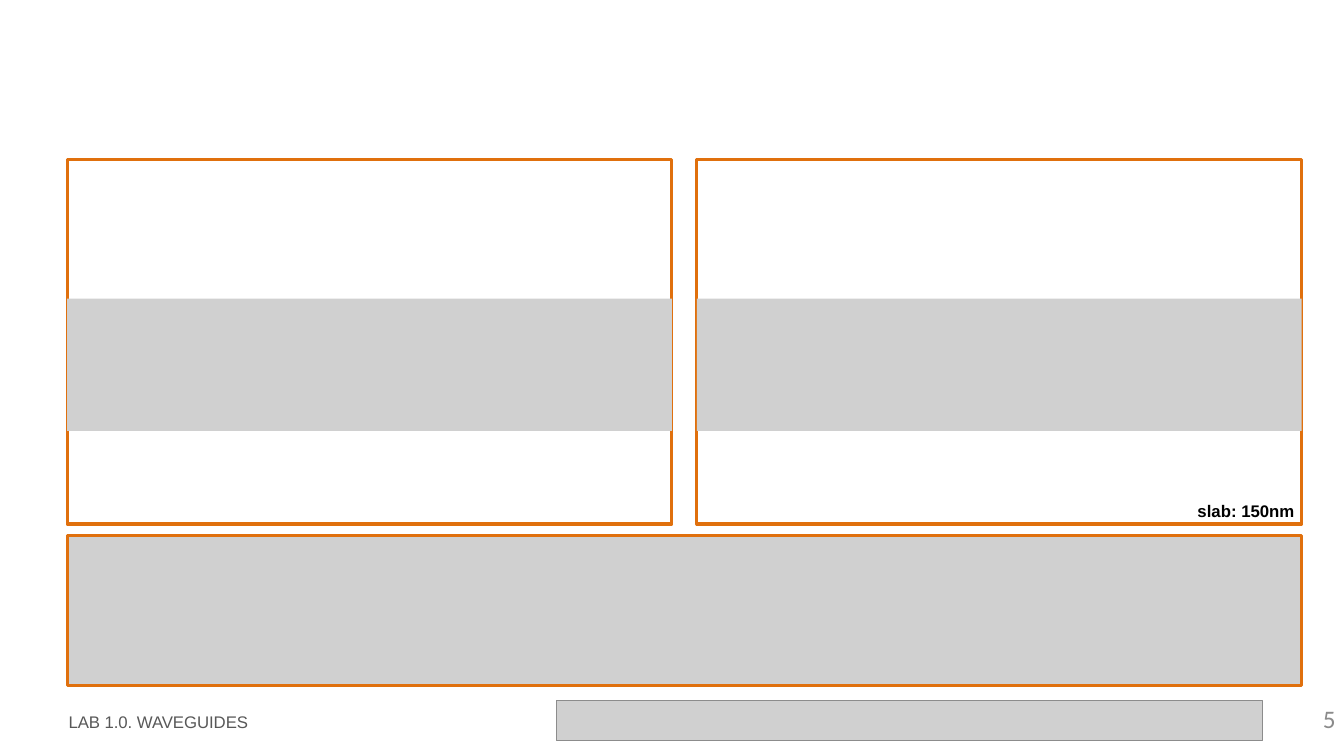
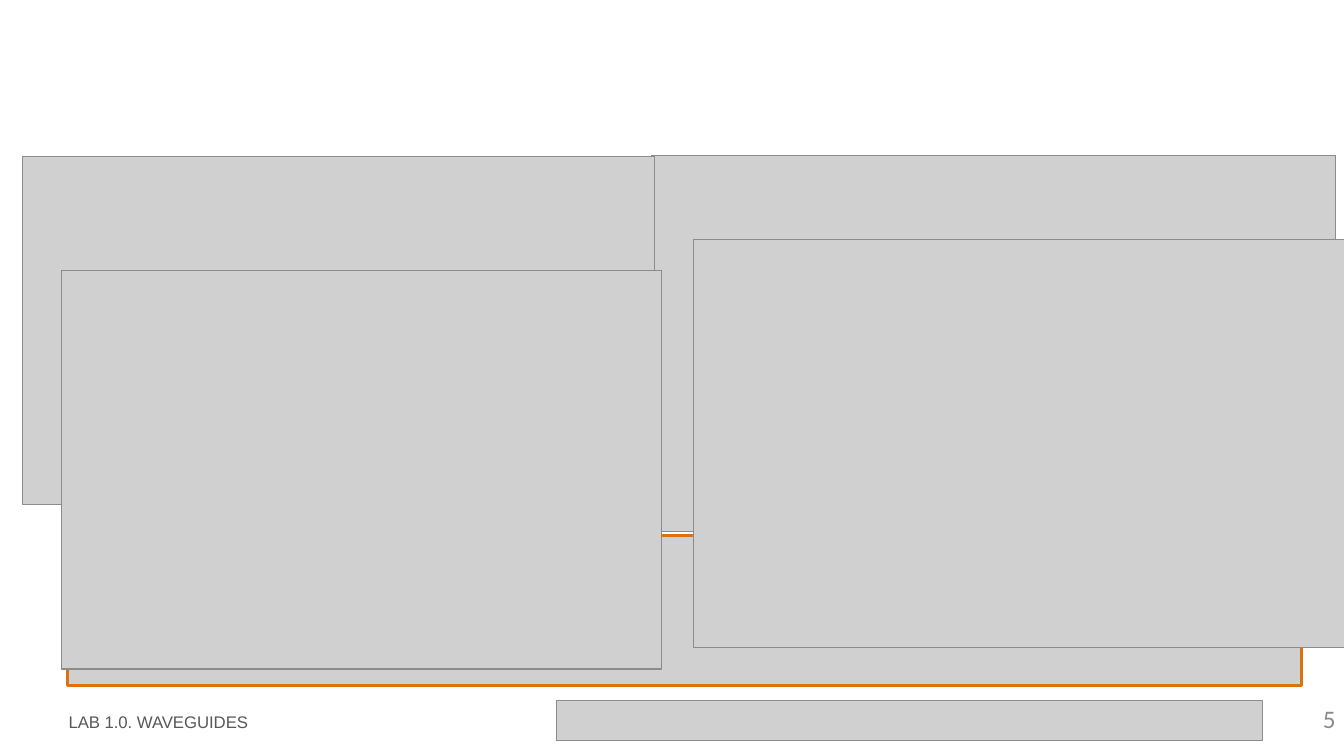
Before and after one commit to mromgar1/pic-upv-lab1, a slide deck: slide 5 of LabBook_10.pptx. Drawn at 1344x756 pixels with LibreOffice and Linux fonts; fonts in the diff are those of the drawing; grey boxes stand for pictures; background and template pictures are left out. Boxes give left, top, right and bottom in pixels: in the first picture for what was removed or moved away, otherwise in the second. Text is boxed around its words. In the diff, an @@ line names an element or a change of style, - is before the commit and + after.

Commit message:
labbook modificado

```diff
--- a/LabBook_10.pptx
+++ b/LabBook_10.pptx
@@ picture added at (x1=22, y1=156, x2=654, y2=504) @@
@@ picture added at (x1=651, y1=155, x2=1336, y2=531) @@
@@ rectangle removed at (x1=697, y1=159, x2=1302, y2=524) @@
@@ picture added at (x1=694, y1=239, x2=1344, y2=647) @@
@@ picture added at (x1=62, y1=270, x2=662, y2=669) @@
@@ picture removed at (x1=697, y1=298, x2=1302, y2=431) @@
@@ text removed at (x1=1197, y1=505, x2=1294, y2=517) @@
-slab: 150nm
```
